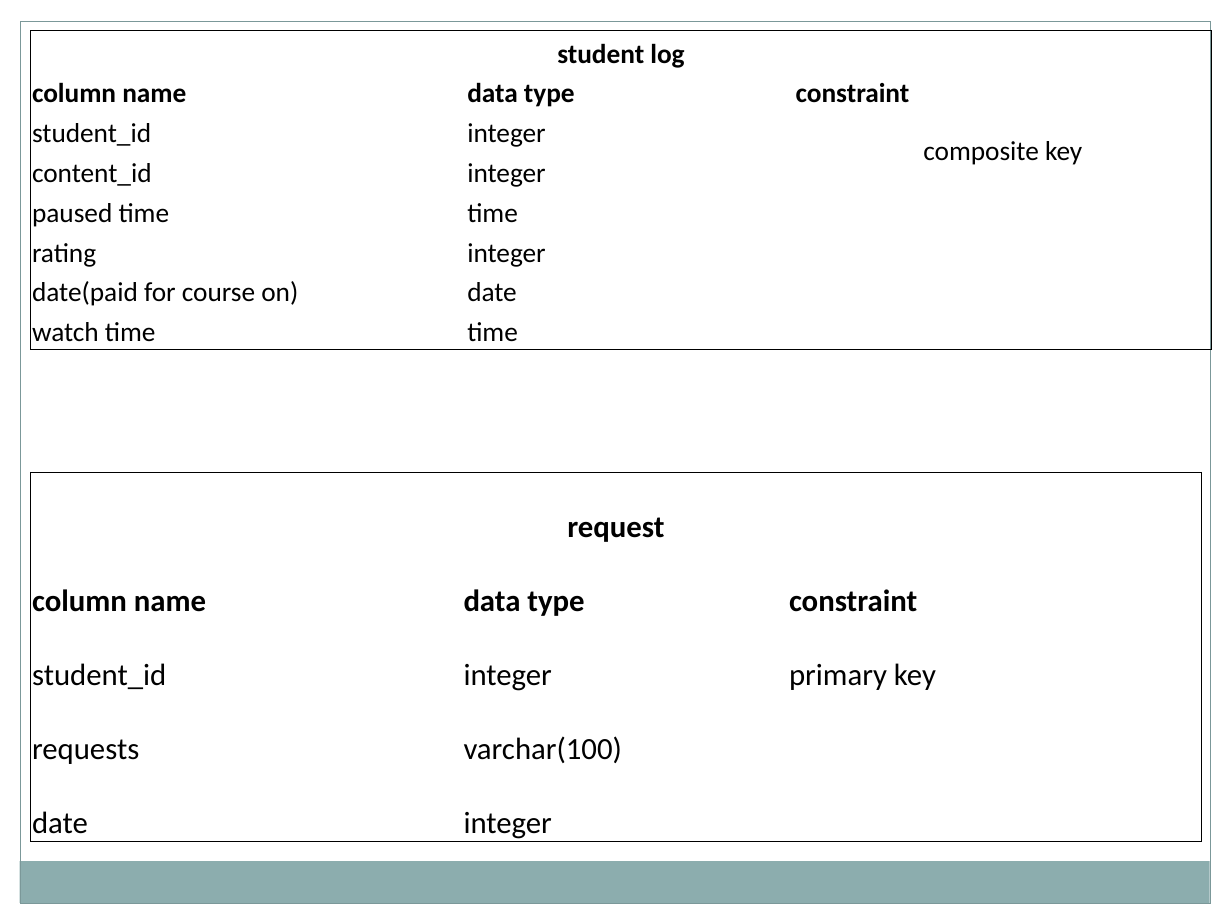
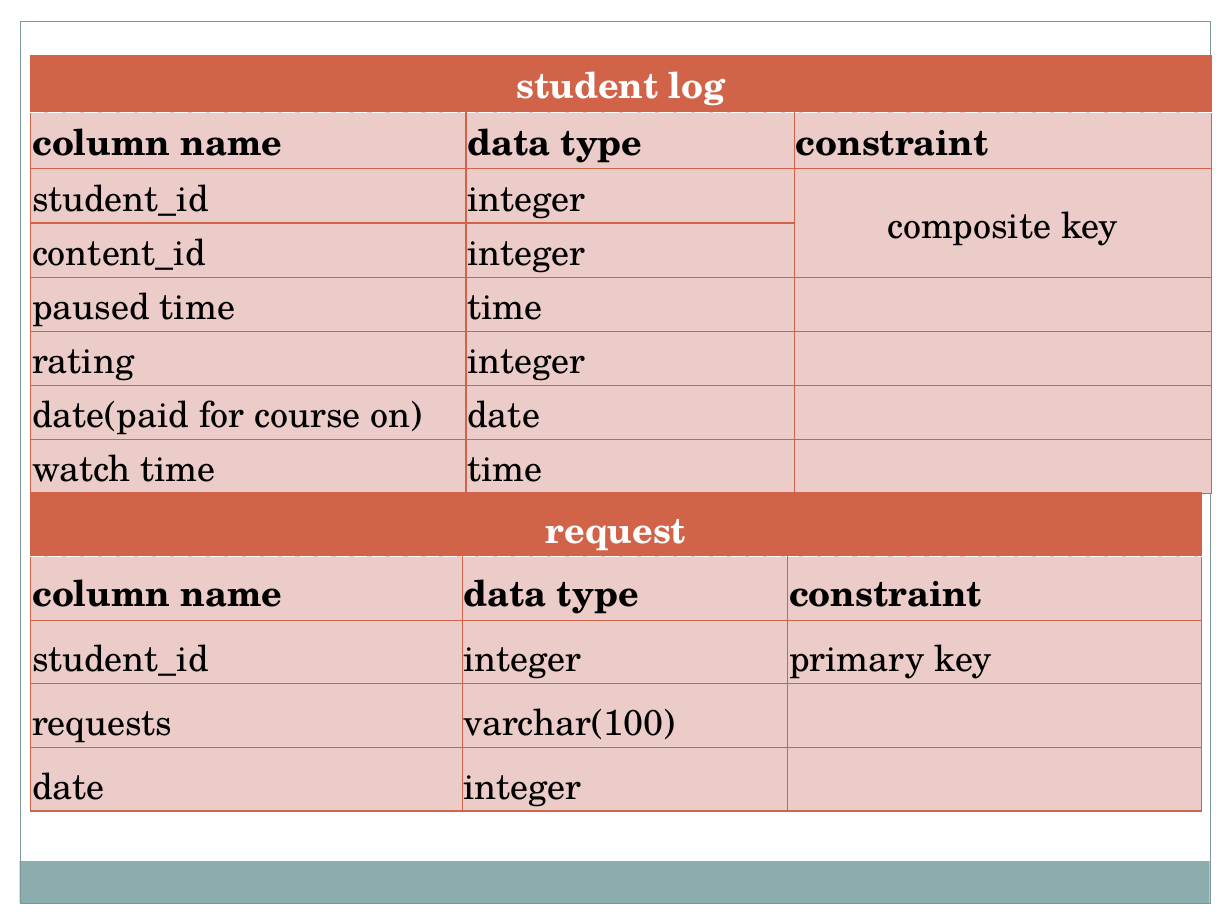
Before and after one commit to Bsccs/tutorial-site, a slide deck: slide 51 of documentation/project.pptx (slide 50 before the commit). Drawn at 1232x924 pixels with LibreOffice and Linux fonts; fonts in the diff are those of the drawing. Boxes give left, top, right and bottom in pixels: in the first picture for what was removed or moved away, otherwise in the second. Text is boxed around its words. In the diff, an @@ line names an element or a change of style, - is before the commit and + after.

```diff
--- a/documentation/project.pptx
+++ b/documentation/project.pptx
@@ table at [31, 55, 1211, 497] @@
@@ fill none to #D16349 in row 1, column 1 @@
@@ size 16 to 21 pt, font Calibri to TeX Gyre Schola @@
@@ text colour #000000 to #FFFFFF in "student log" @@
@@ borders changed @@
@@ table: place and size @@
-table at [31, 31, 1211, 349]
+table at [31, 55, 1211, 497]
@@ table at [31, 493, 1201, 811] @@
@@ fill none to #D16349 in row 1, column 1 @@
@@ size 18 to 21 pt, font Calibri to TeX Gyre Schola @@
@@ text colour #000000 to #FFFFFF in "request" @@
@@ borders changed @@
@@ table: place and size @@
-table at [31, 472, 1201, 843]
+table at [31, 493, 1201, 811]
```
Also in this commit, not shown: 13 other slides changed, 1 slide added.
